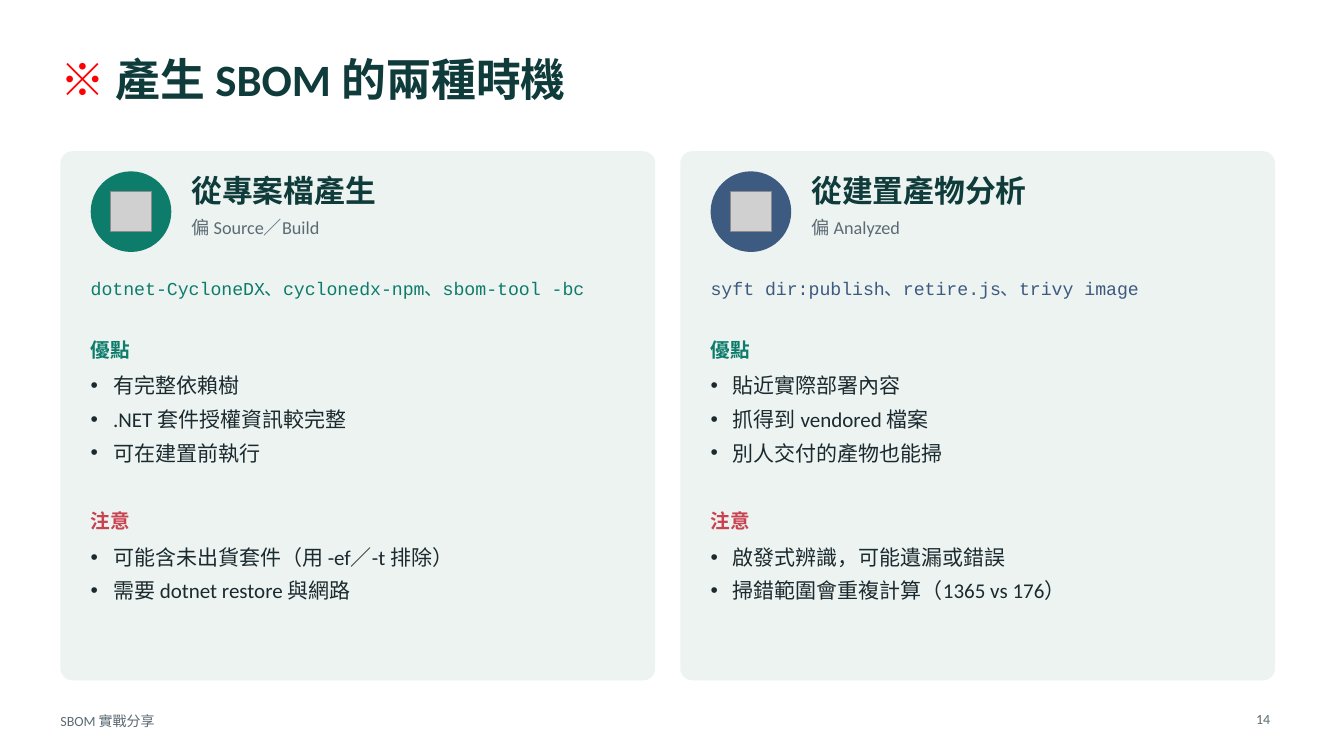
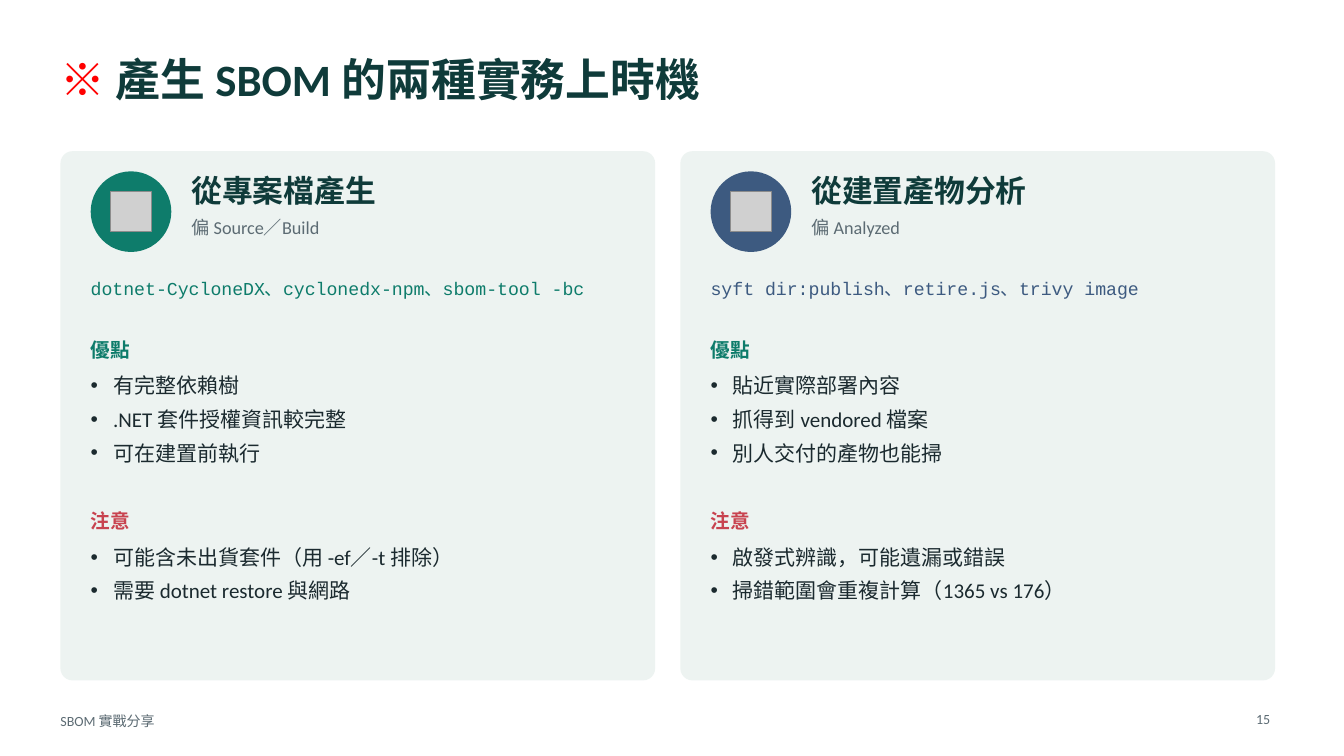
Before and after one commit to relyky/SBOM-, a slide deck: slide 15 of outputs/sbom-practice-talk.pptx (slide 14 before the commit). Drawn at 1344x756 pixels with LibreOffice and Linux fonts; fonts in the diff are those of the drawing; grey boxes stand for pictures. Boxes give left, top, right and bottom in pixels: in the first picture for what was removed or moved away, otherwise in the second. Text is boxed around its words. In the diff, an @@ line names an element or a change of style, - is before the commit and + after.

```diff
--- a/outputs/sbom-practice-talk.pptx
+++ b/outputs/sbom-practice-talk.pptx
@@ title at <box>115,57,700,101</box>: text changed @@
-※ 產生 SBOM 的兩種時機
+※ 產生 SBOM 的兩種實務上時機
@@ page number at <box>1256,715,1270,724</box>: text changed @@
-14
+15
```
Also in this commit, not shown: 8 other slides changed, 1 slide added.
